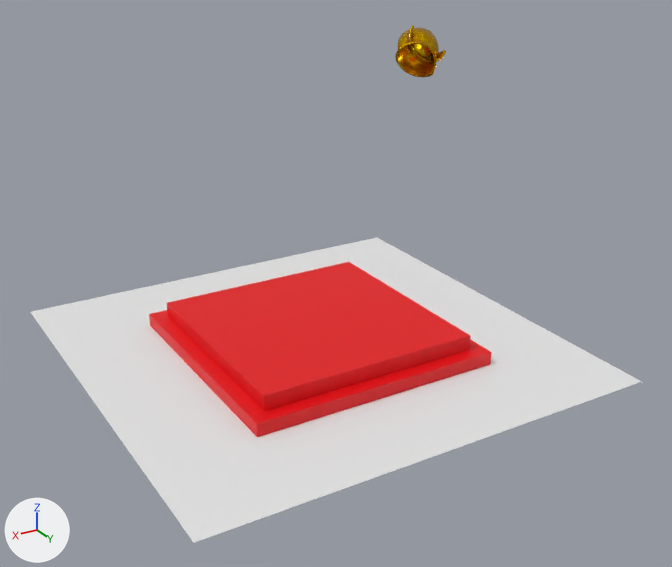
What one commit did to the FBX model Assets/AssetMuseum/Animations_td3/ayoub/golden_egg.fbx.
Rendered twice from a 50 mm lens placed at (14.7, 26.1, 14.0), pointed at (-0.8, 0.2, 1.0). Lighting does not change. The marker at lower left points along +X, +Y and +Z. Where no turn or scale is listed for an object, it has been applied to the vertices.

Objects in the first picture: 'Cube', 'Plane', 'egg_cell.00', 'egg_cell.01', 'egg_cell.02'.
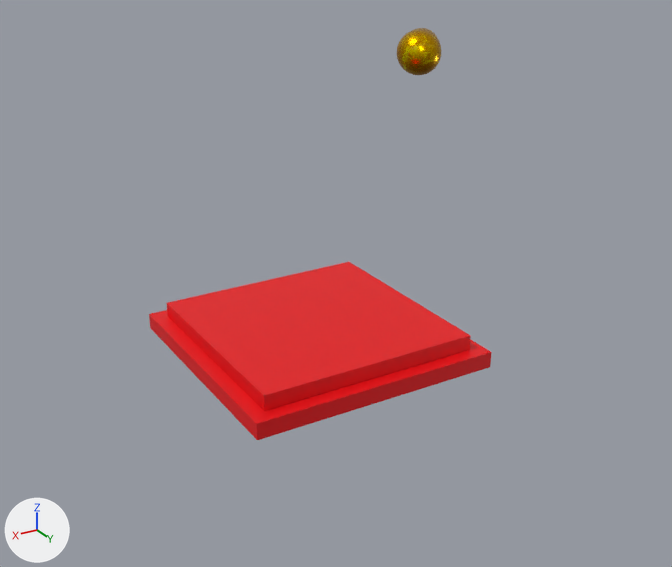
Commit message: eggs of ayoubima

Where the change shows, as pixel boxes (x1, y1, x2, y2) in the pictures (672 x 567 px):
'Plane', deleted: before (31, 238, 642, 543)
'egg', added (yellow): after (397, 28, 441, 75)
'egg_cell.01', deleted (brown): before (398, 27, 439, 70)
'egg_cell.02', deleted (brown): before (395, 40, 436, 77)
'egg_cell.00', deleted: before (406, 25, 446, 64)

What the commit changed:
Mesh me_sphere_001 is new.
It has 7938 vertices, 7936 faces and spans x -1.17..0.98, y -1.09..0.98, z -0.99..1.0.
It uses material mat_gold (picture img_gold_texture_jpg).
Object 'egg_cell.01' (ob_egg_cell_01) is deleted.
Object 'Plane' (ob_plane) is deleted.
Object 'egg_cell.02' (ob_egg_cell_02) is deleted.
Object 'egg_cell.00' (ob_egg_cell_00) is deleted.
Object 'egg' (ob_egg) is new; it shows me_sphere_001.
Its location is (-10.01, -7.97, 7.1).
